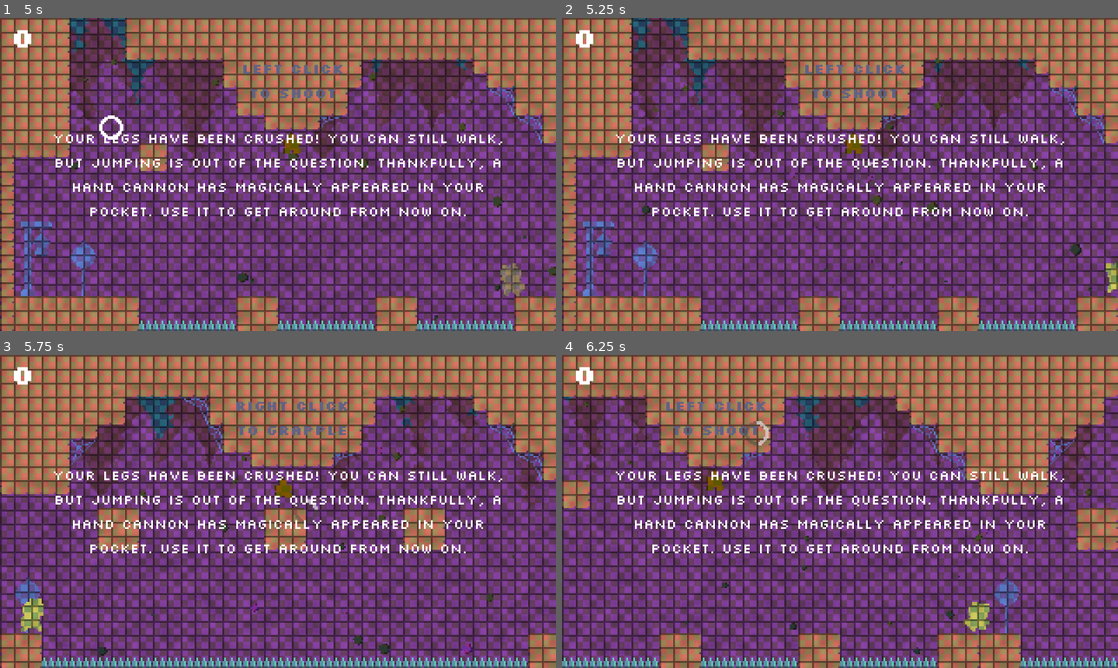
Above: before the commit, frames 1-4 (two rows, left to right).
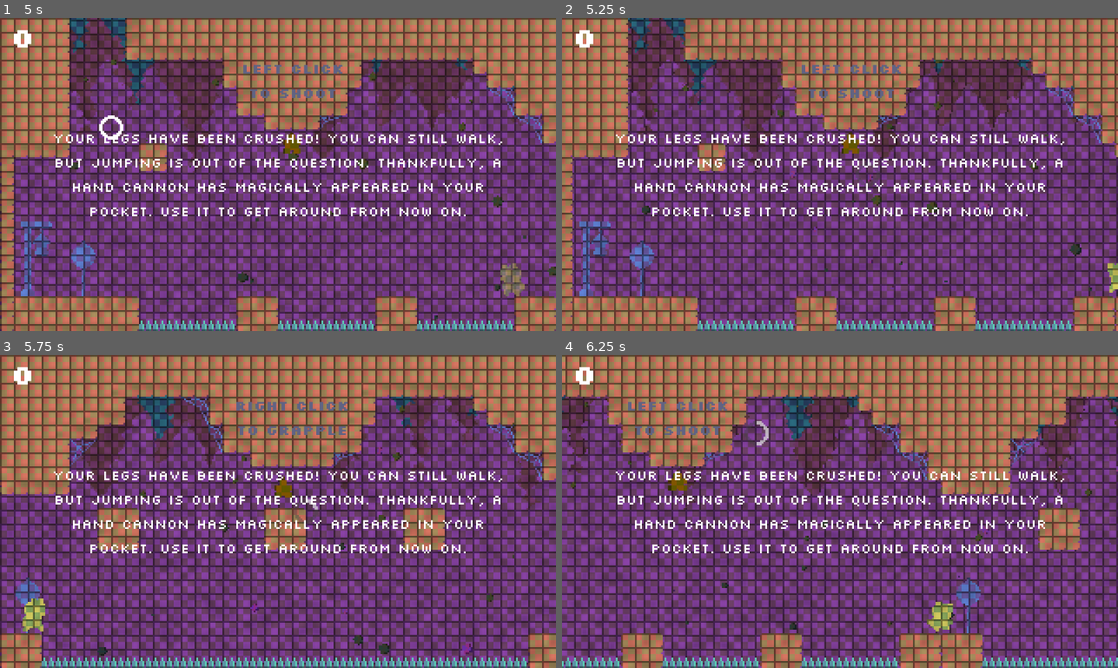
Above: after the commit, the same moments.

Repository: ItsHotdogFred/cannon-platformer
Game: Godot game, scene res://main.tscn
Two runs of this game, one before a commit and one after it. Both use one fixed random seed, a clock stepped at 60 frames per second and the inputs below. This scene is started directly instead of the project's main scene. Sound files missing from this copy of the repository are replaced by a short silence.
Inputs (mouse positions are in pixels of both pictures, inside the frame that each line leads up to):
- Up to frame 1 (5 s): tap Enter every 0.75 s from 0.5 to 4.25 s; move the mouse to (400, 158) at 0.52 s; hold D (right) 0.53-2.03 s; right-click (400, 158) at 0.6 s; click (400, 158) at 0.67 s; tap Space (jump) at 0.77, 1.52, 3.02, 3.77, 4.52 s; move the mouse to (166, 190) at 1.27 s; tap F (noclip) at 1.35 s; move the mouse to (333, 105) at 2.02 s; hold A (left) 2.03-2.78 s; click (333, 105) at 2.1 s; move the mouse to (250, 237) at 2.77 s; hold D (right) 2.78-4.28 s; tap Alt at 2.85 s; click (250, 237) at 2.92 s; move the mouse to (444, 221) at 3.52 s; tap Shift at 3.6 s; move the mouse to (111, 127) at 4.27 s; hold A (left) from 4.28 s (still down); right-click (111, 127) at 4.35 s
- Up to frame 2 (5.25 s): move the mouse to (867, 174) at 5.02 s; release A (left) at 5.03 s; hold D (right) from 5.03 s (still down); tap F (noclip) at 5.1 s; click (867, 174) at 5.17 s
- Up to frame 3 (5.75 s): keep holding D (right)
- Up to frame 4 (6.25 s): move the mouse to (756, 433) at 5.77 s; release D (right) at 5.78 s; hold A (left) from 5.78 s (still down); click (756, 433) at 5.85 s; tap Space (jump) at 6.02 s

Frame 1 is identical in both runs. In frame 2, 42% of the frame differs, in the area x 0-100%, y 0-100%; in frame 3, 0.2%; in frame 4, 54%.

Commit message:
Create README.md
Placeholder-Source: b9f0172821b5704c0bcd7c00ad7a5f862e4133c2

Diff:
--- a/assets/TransitionKit/transitions/t_bubbles_reveal.tscn
+++ b/assets/TransitionKit/transitions/t_bubbles_reveal.tscn
@@ -1,8 +1,8 @@
-[gd_scene format=3]
+[gd_scene format=3 uid="uid://gtakn3hry28t"]
 
 [ext_resource type="Shader" uid="uid://ovrd5ydp8p0q" path="res://assets/TransitionKit/src/shader/transition.gdshader" id="1_rectf"]
 [ext_resource type="Texture2D" uid="uid://coxgk4ixjsvu4" path="res://assets/TransitionKit/src/texture/transition_shape/noise/cell_01.tres" id="2_bvpw1"]
-[ext_resource type="Script" path="res://assets/TransitionKit/transitions/transition_reveal.gd" id="3_rectf"]
+[ext_resource type="Script" uid="uid://blylua0icrd13" path="res://assets/TransitionKit/transitions/transition_reveal.gd" id="3_rectf"]
 
 [sub_resource type="Gradient" id="Gradient_bvpw1"]
 offsets = PackedFloat32Array(0, 0.98767966)
--- a/world/player/movement.gd
+++ b/world/player/movement.gd
@@ -3,7 +3,7 @@
 ## `set_active` deferral rule. The player script drives this every physics
 ## frame; it does not read input on its own.
 
-@export var speed: float = 150.0
+@export var speed: float = 200.0
 @export var friction_air: float = 50.0
 @export var friction_ground: float = 500.0
 ## Multiplier on the project gravity. The cannon arc wants a floaty feel.
Not shown: 1 places in main.tscn that only renumber resources
